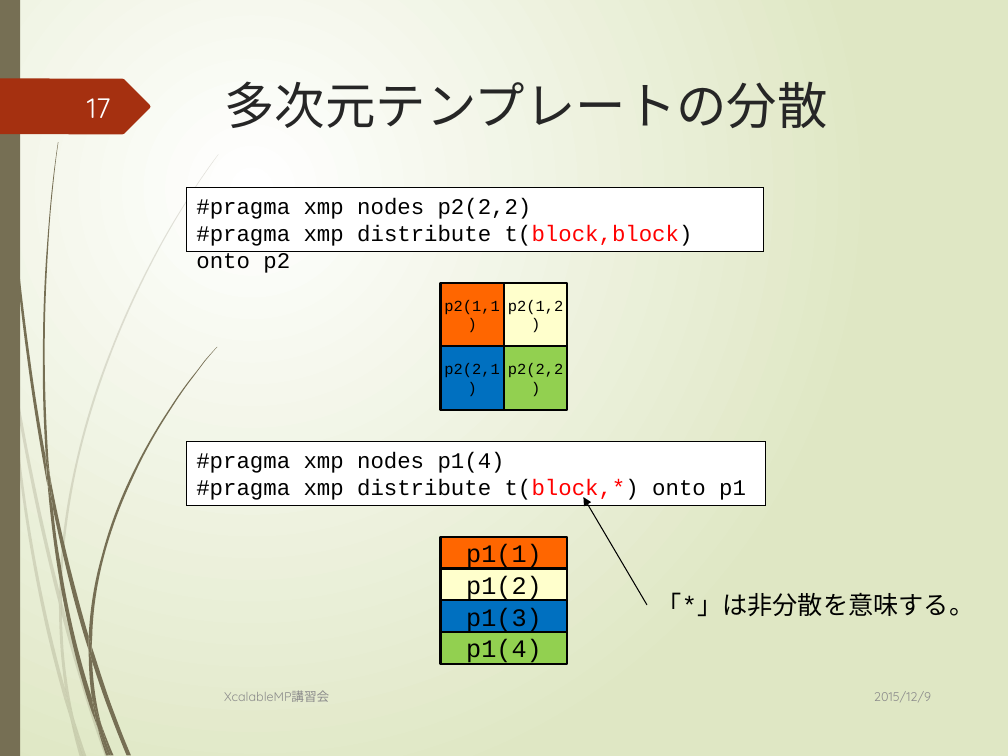
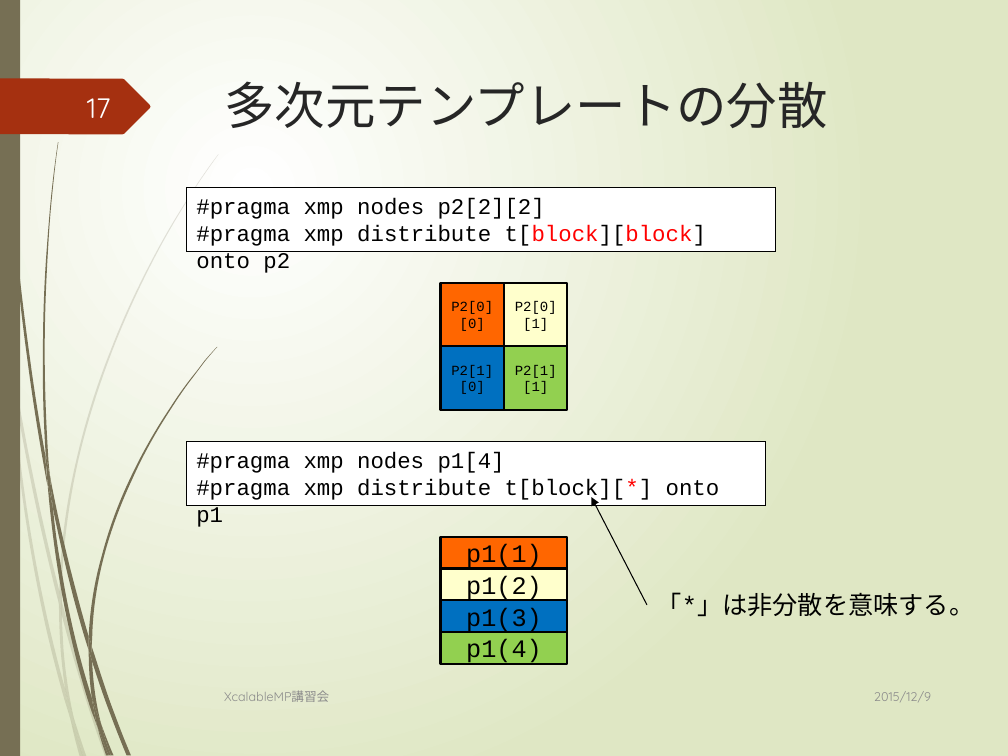
Before and after one commit to XcalableMP/Lecture, a slide deck: slide 17 of beginner/1.overview.pptx. Drawn at 1008x756 pixels with LibreOffice and Linux fonts; fonts in the diff are those of the drawing. Boxes give left, top, right and bottom in pixels: in the first picture for what was removed or moved away, otherwise in the second. Text is boxed around its words. In the diff, an @@ line names an element or a change of style, - is before the commit and + after.

```diff
--- a/beginner/1.overview.pptx
+++ b/beginner/1.overview.pptx
@@ rectangle "#pragma xmp nodes p2[2][2]": place and size @@
-rectangle "#pragma xmp nodes p2[2][2]" at [186, 187, 763, 252]
+rectangle "#pragma xmp nodes p2[2][2]" at [186, 187, 776, 252]
@@ text in rectangle at [196, 198, 706, 273]: text changed @@
-#pragma xmp nodes p2(2,2)
-#pragma xmp distribute t(block,block) onto p2
+#pragma xmp nodes p2[2][2]
+#pragma xmp distribute t[block][block] onto p2
@@ text in rectangle at [451, 301, 493, 331]: text changed; size 11 to 10 pt @@
-p2(1,1)
+P2[0][0]
@@ text in rectangle at [515, 301, 557, 331]: text changed; size 11 to 10 pt @@
-p2(1,2)
+P2[0][1]
@@ text in rectangle at [451, 365, 493, 394]: text changed; size 11 to 10 pt @@
-p2(2,1)
+P2[1][0]
@@ text in rectangle at [515, 365, 557, 394]: text changed; size 11 to 10 pt @@
-p2(2,2)
+P2[1][1]
@@ text in rectangle at [196, 452, 720, 502]: text changed @@
-#pragma xmp nodes p1(4)
-#pragma xmp distribute t(block,*) onto p1
+#pragma xmp nodes p1[4]
+#pragma xmp distribute t[block][*] onto p1
@@ arrow moved from (647, 605) - (584, 497) to (647, 605) - (592, 497) @@
```
Also in this commit, not shown: 20 other slides changed, 15 other files.
